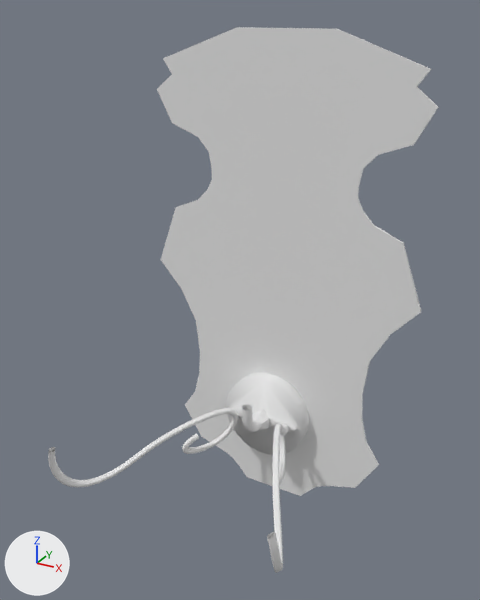
The Blender file Models/Fireplace Sconce.blend: old version first, new version second.
Rendered twice from a camera (50 mm lens) standing at (5.15, -10.97, 5.15) and looking at (0.13, -1.84, 0.58). Lighting does not change. The marker at lower left points along +X, +Y and +Z.

Objects in the first picture: 'Fireplace scone'.
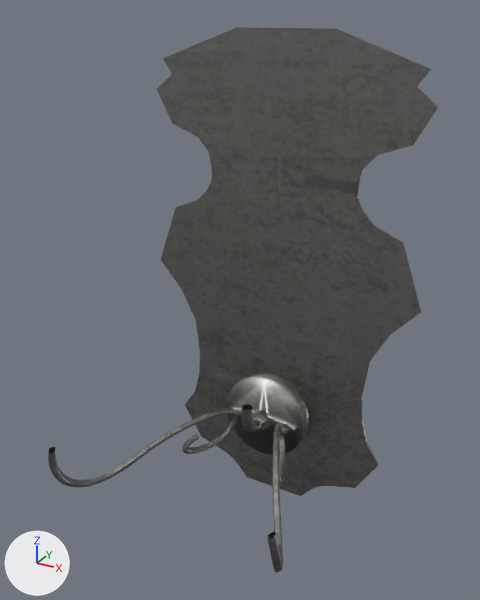
Patch to the scene script:
```diff
--- a/Models/Fireplace Sconce.blend.py
+++ b/Models/Fireplace Sconce.blend.py
@@ img_bronzecopper_png @@
+img_bronzecopper_png = load_image('BronzeCopper.png', '../Textures/BronzeCopper.png', 1024, 665, 'sRGB')
@@ mat_material @@
+mat_material = bpy.data.materials.new('Material')
+# uses the picture img_bronzecopper_png
@@ me_fireplace_scone @@
 me_fireplace_scone.from_pydata(...)  # 3455 vertices, 3192 faces, 10 loose edges; spans x -2.79..2.79, y -4.34..0.0, z -4.71..4.84
+me_fireplace_scone.materials.append(mat_material)
```

Where the change shows, as pixel boxes (x1, y1, x2, y2) in the pictures (480 x 600 px):
'Fireplace scone', recoloured
    both: (48, 27, 439, 573)
